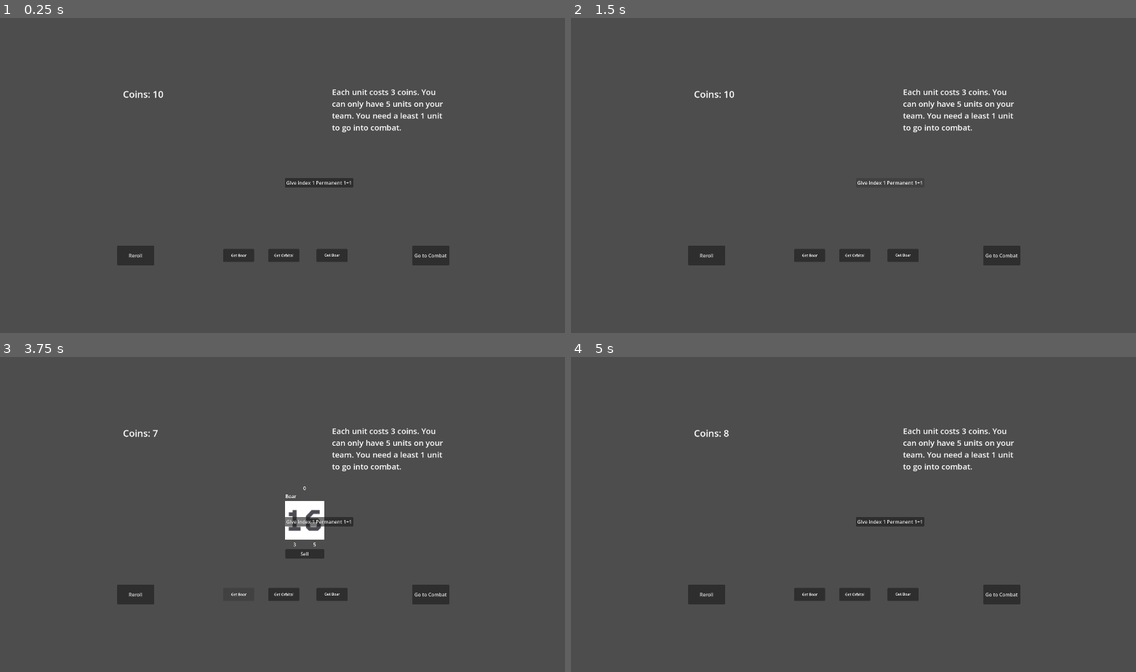
Above: before the commit, frames 1-4 (two rows, left to right).
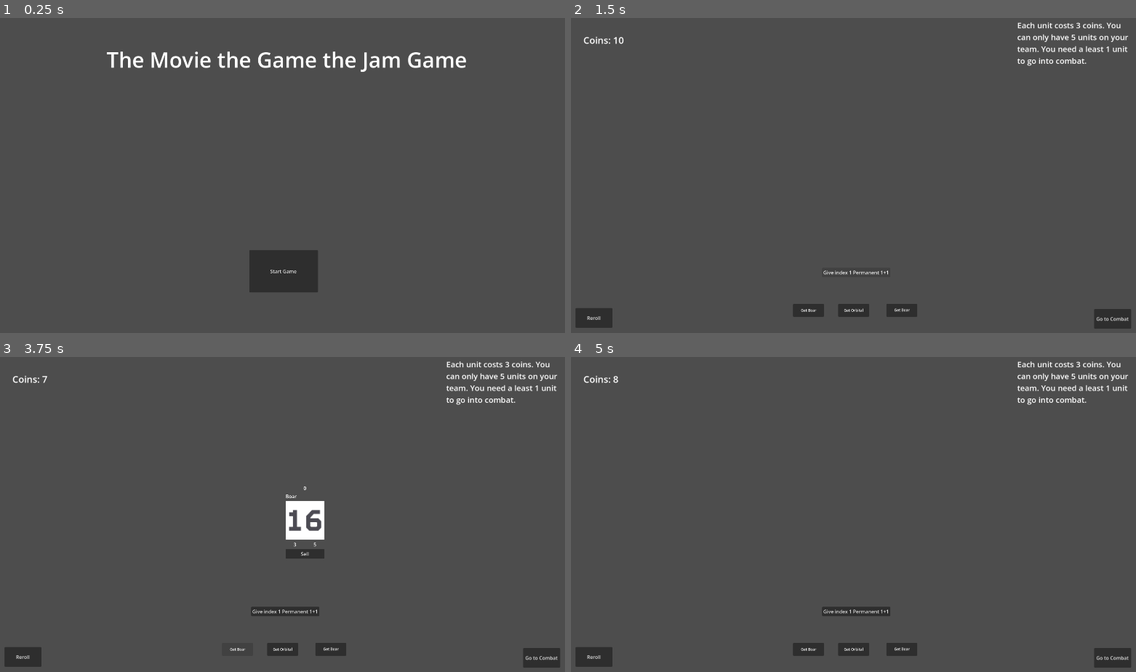
Above: after the commit, the same moments.

Repository: skeeeth/HACKER_AUTO_PETS
Game: Godot game, scene res://Scenes/TitleScene.tscn
Same seed, same stepped clock (60 frames per second), same inputs: the game is played once before the commit and once after it. Before the commit the project starts from res://Scenes/ShopScene.tscn. The engine's default icon, where the game draws it, is replaced by a stand-in: a white triangle on a blue panel in a dark square.
Inputs:
- Up to frame 1 (0.25 s): no input
- Up to frame 2 (1.5 s): click "Give index 1 Permanent 1+1" (after the commit: "Start Game") at 0.5 s; click "Give index 1 Permanent 1+1" at 1.25 s
- Up to frame 3 (3.75 s): click "Go to Combat" at 2 s; click "Go to Combat" at 2.75 s; click "Get Boar" at 3.5 s
- Up to frame 4 (5 s): click "Sell" at 4.25 s

The runs differ from the first frame. In frame 1, 4.8% of the frame differs, in the area x 18-83%, y 10-88%; in frame 2, 4.3%; in frame 3, 4.4%; in frame 4, 4.8%.
Error in both runs: Invalid access to property or key 'unit_data' on a base object of type 'Nil'. (res://Scripts/test_apple_button.gd:7)

Commit message:
Made title screen

Diff:
--- a/Scenes/CombatSim.tscn
+++ b/Scenes/CombatSim.tscn
@@ -13,10 +13,10 @@
 [node name="Camera2D" type="Camera2D" parent="." unique_id=2141505769]
 
 [node name="NextSceneButton" parent="." unique_id=1641231628 instance=ExtResource("5_c2hfo")]
-offset_left = 393.0
-offset_top = 204.0
-offset_right = 540.0
-offset_bottom = 298.0
+offset_left = 755.0
+offset_top = 387.0
+offset_right = 902.0
+offset_bottom = 481.0
 text = "Go to shop
 "
 transition_scene_file_path = "res://Scenes/ShopScene.tscn"
--- a/Scenes/ShopScene.tscn
+++ b/Scenes/ShopScene.tscn
@@ -34,9 +34,9 @@
 [node name="Camera2D" type="Camera2D" parent="." unique_id=679468185]
 
 [node name="UnitHolder" type="HBoxContainer" parent="." unique_id=835860638]
-offset_left = -904.0
+offset_left = -727.0
 offset_top = -129.0
-offset_right = 1.0
+offset_right = 2.0
 offset_bottom = 127.0
 theme_override_constants/separation = 150
 alignment = 2
@@ -44,10 +44,10 @@
 [node name="Buttons" type="Node" parent="." unique_id=1076780851]
 
 [node name="PurchaseUnitButton1" type="Button" parent="Buttons" unique_id=2054618790 node_paths=PackedStringArray("unit_name", "manager")]
-offset_left = -204.0
-offset_top = 234.0
-offset_right = -102.0
-offset_bottom = 277.0
+offset_left = -208.0
+offset_top = 415.0
+offset_right = -106.0
+offset_bottom = 458.0
 script = ExtResource("6_3qq02")
 unit_name = NodePath("Label")
 manager = NodePath("../..")
@@ -64,10 +64,10 @@
 vertical_alignment = 1
 
 [node name="PurchaseUnitButton2" type="Button" parent="Buttons" unique_id=602924199 node_paths=PackedStringArray("unit_name", "manager")]
-offset_left = -55.0
-offset_top = 234.0
-offset_right = 47.0
-offset_bottom = 277.0
+offset_left = -59.0
+offset_top = 415.0
+offset_right = 43.0
+offset_bottom = 458.0
 script = ExtResource("6_3qq02")
 unit_name = NodePath("Label")
 manager = NodePath("../..")
@@ -84,10 +84,10 @@
 vertical_alignment = 1
 
 [node name="PurchaseUnitButton3" type="Button" parent="Buttons" unique_id=2113805579 node_paths=PackedStringArray("unit_name", "manager")]
-offset_left = 104.0
-offset_top = 234.0
-offset_right = 206.0
-offset_bottom = 277.0
+offset_left = 100.0
+offset_top = 415.0
+offset_right = 202.0
+offset_bottom = 458.0
 script = ExtResource("6_3qq02")
 unit_name = NodePath("Label")
 manager = NodePath("../..")
@@ -103,41 +103,43 @@
 vertical_alignment = 1
 
 [node name="CombatSceneButton" type="Button" parent="Buttons" unique_id=52496184]
-offset_left = 420.0
-offset_top = 223.0
-offset_right = 542.0
-offset_bottom = 288.0
+offset_left = 786.0
+offset_top = 432.0
+offset_right = 908.0
+offset_bottom = 497.0
 text = "Go to Combat"
 
 [node name="RerollButton" type="Button" parent="Buttons" unique_id=1180264985]
-offset_left = -554.0
-offset_top = 223.0
-offset_right = -432.0
-offset_bottom = 288.0
+offset_left = -926.0
+offset_top = 429.0
+offset_right = -804.0
+offset_bottom = 494.0
 text = "Reroll"
 
 [node name="CoinText" type="Label" parent="." unique_id=899137773]
-offset_left = -535.0
-offset_top = -308.0
-offset_right = -300.0
-offset_bottom = -246.0
+offset_left = -900.0
+offset_top = -486.0
+offset_right = -665.0
+offset_bottom = -424.0
 text = "Coins: "
 label_settings = SubResource("LabelSettings_medpt")
 vertical_alignment = 1
 
 [node name="InfoText" type="Label" parent="." unique_id=737011921]
-offset_left = 155.0
-offset_top = -302.0
-offset_right = 553.0
-offset_bottom = -174.0
+offset_left = 532.0
+offset_top = -522.0
+offset_right = 930.0
+offset_bottom = -369.0
 text = "Each unit costs 3 coins. You can only have 5 units on your team. You need a least 1 unit to go into combat."
 label_settings = SubResource("LabelSettings_3qq02")
 vertical_alignment = 1
 autowrap_mode = 2
 
 [node name="Test Apple Button" type="Button" parent="." unique_id=770641714 node_paths=PackedStringArray("shop")]
-offset_right = 8.0
-offset_bottom = 8.0
+offset_left = -112.0
+offset_top = 296.0
+offset_right = 113.0
+offset_bottom = 327.0
 text = "Give index 1 Permanent 1+1"
 script = ExtResource("10_k8c1k")
 shop = NodePath("..")
--- /dev/null
+++ b/Scenes/TitleScene.tscn
@@ -0,0 +1,36 @@
+[gd_scene format=3 uid="uid://dofgfyntslgun"]
+
+[ext_resource type="PackedScene" uid="uid://clvf8r4jwgtex" path="res://Scenes/NextSceneButton.tscn" id="1_j8exe"]
+
+[sub_resource type="LabelSettings" id="LabelSettings_4iaox"]
+font_size = 70
+
+[node name="TitleScene" type="Control" unique_id=1492106318]
+layout_mode = 3
+anchors_preset = 15
+anchor_right = 1.0
+anchor_bottom = 1.0
+grow_horizontal = 2
+grow_vertical = 2
+
+[node name="Camera2D" type="Camera2D" parent="." unique_id=1291492110]
+
+[node name="TitleText" type="Label" parent="." unique_id=1598353802]
+layout_mode = 0
+offset_left = -612.0
+offset_top = -477.0
+offset_right = 624.0
+offset_bottom = -305.0
+text = "The Movie the Game the Jam Game"
+label_settings = SubResource("LabelSettings_4iaox")
+horizontal_alignment = 1
+vertical_alignment = 1
+
+[node name="NextSceneButton" parent="." unique_id=1641231628 instance=ExtResource("1_j8exe")]
+layout_mode = 0
+offset_left = -118.0
+offset_top = 238.0
+offset_right = 109.0
+offset_bottom = 377.0
+text = "Start Game"
+transition_scene_file_path = "res://Scenes/ShopScene.tscn"
--- a/Scripts/TestButtonScript.gd
+++ b/Scripts/TestButtonScript.gd
@@ -1,7 +1,14 @@
 extends Button
 
 @export var transition_scene_file_path : String
+var current_scene : String
+
+func _ready() -> void:
+	current_scene = get_tree().current_scene.name
 
 func _on_pressed() -> void:
-	if PlayerUnitsContainer.ally_unit_list.size() != 0:
+	if current_scene == "ShopScene":
+		if PlayerUnitsContainer.ally_unit_list.size() != 0:
+			get_tree().change_scene_to_file(transition_scene_file_path)
+	else:
 		get_tree().change_scene_to_file(transition_scene_file_path)
--- a/project.godot
+++ b/project.godot
@@ -11,7 +11,7 @@
 [application]
 
 config/name="HACKER_AUTO_PETS"
-run/main_scene="uid://cl8e6tpoh42op"
+run/main_scene="uid://dofgfyntslgun"
 config/features=PackedStringArray("4.6", "GL Compatibility")
 config/icon="res://icon.svg"
 
